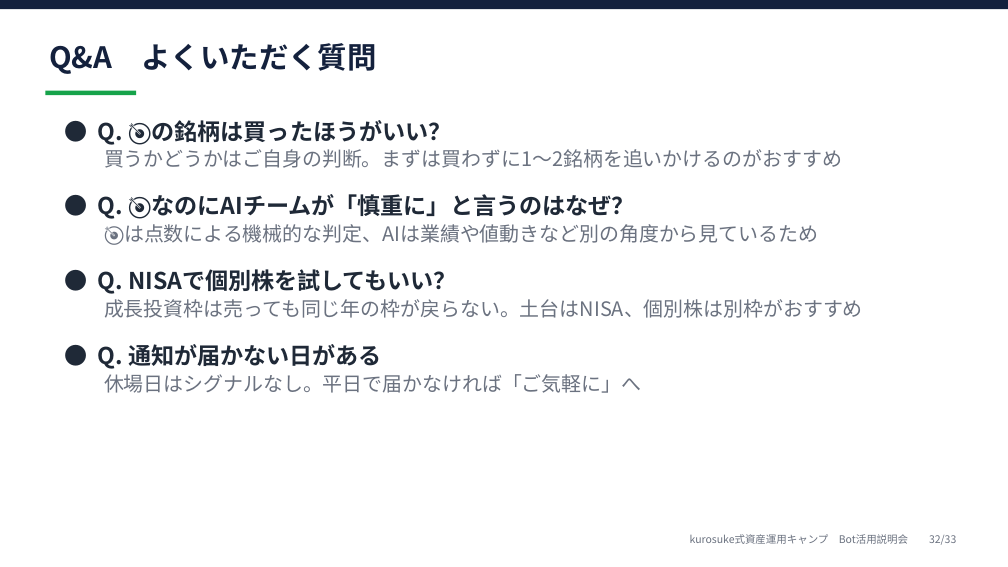
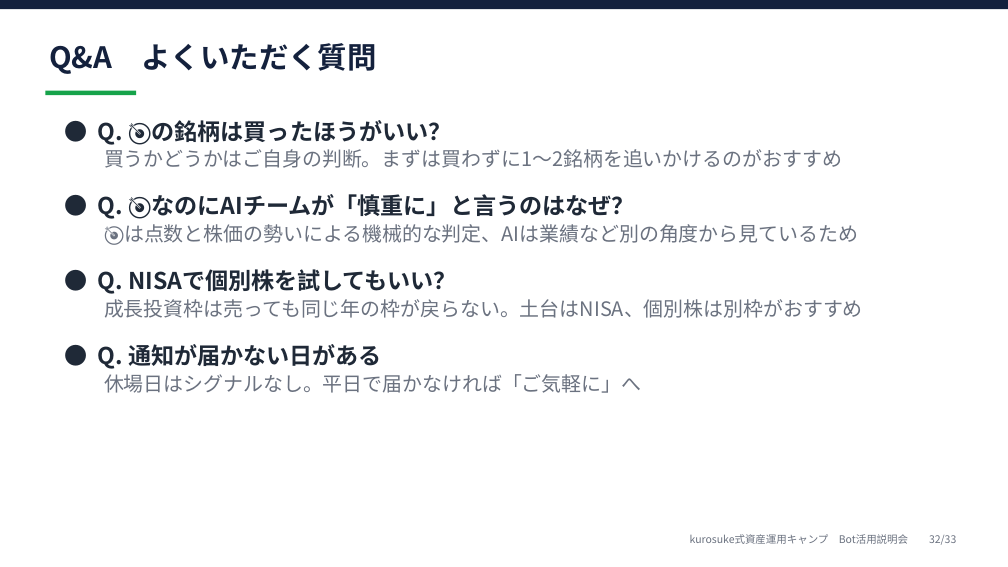
Before and after one commit to kurosuke26/Trading-Signal-Bot-Kurosuke, a slide deck: slide 32 of docs/camp_briefing/camp_briefing.pptx. Drawn at 1008x567 pixels with LibreOffice and Linux fonts; fonts in the diff are those of the drawing. Boxes give left, top, right and bottom in pixels: in the first picture for what was removed or moved away, otherwise in the second. Text is boxed around its words. In the diff, an @@ line names an element or a change of style, - is before the commit and + after.

```diff
--- a/docs/camp_briefing/camp_briefing.pptx
+++ b/docs/camp_briefing/camp_briefing.pptx
@@ text at box(124, 224, 858, 243): text changed @@
-🎯は点数による機械的な判定、AIは業績や値動きなど別の角度から見ているため
+🎯は点数と株価の勢いによる機械的な判定、AIは業績など別の角度から見ているため
```
Also in this commit, not shown: 4 other slides changed, 43 other files.
